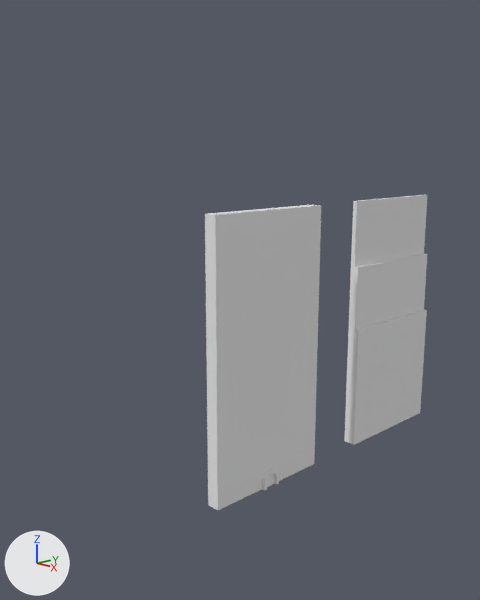
Renders of the Blender file Resources/Blender/Scenery/ModularDungeon/Dn_Walls.blend from each side of a commit.
The view is the same before and after, from a camera (50 mm lens) standing at (6.28, -6.38, 4.8) and looking at (-0.45, -0.08, 2.7). Lighting does not change. The marker at lower left points along +X, +Y and +Z.

Objects in the first picture: 'Dn_Wall_1', 'Dn_Wall_2'.
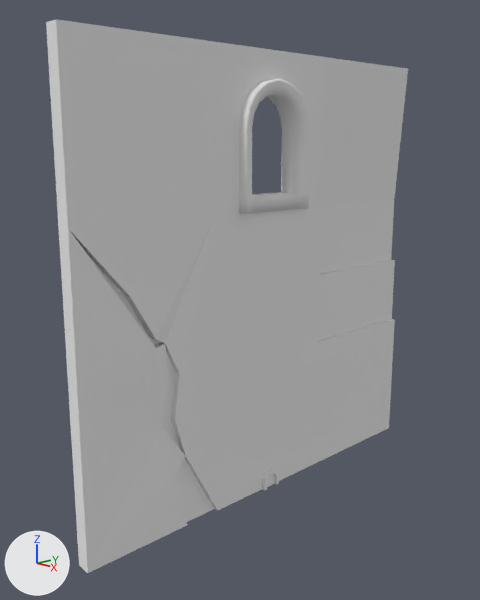
Changed parts and their boxes (x1, y1, x2, y2) in the pictures (480 x 600 px):
'Dn_Wall_3', added
    after: (58, 215, 218, 573)
'Dn_Upper_Wall_1', added
    after: (46, 19, 215, 228)
'Dn_Wall_2', moved
    before: (344, 195, 428, 445)
    after: (314, 198, 395, 464)
'Dn_Upper_Wall_2', added
    after: (321, 57, 408, 204)
'Dn_Upper_Wall_3', added
    after: (214, 42, 325, 215)
'Dn_Arc', added
    after: (239, 79, 310, 214)

Diff of the bpy script that builds the scene:
```diff
--- a/Resources/Blender/Scenery/ModularDungeon/Dn_Walls.blend.py
+++ b/Resources/Blender/Scenery/ModularDungeon/Dn_Walls.blend.py
@@ mat_material_bricks @@
+mat_material_bricks = diffuse_material('Material.Bricks')
+mat_material_bricks.base_color = (0.8, 0.8, 0.8)  # white #e7e7e7
@@ me_dn_upper_wall_2 @@
+me_dn_upper_wall_2.from_pydata([(-0.1, 1.0, 6.0), (-0.1, -1.0, 6.0), (0.1, 1.0, 6.0), (0.1, -1.0, 6.0), (-0.1, 1.0, 4.0), (-0.1, -1.0, 4.0), (-0.03, 1.0, 4.0), (-0.03, -1.0, 4.0)], [], [(5, 7, 3, 1), (2, 0, 1, 3), (4, 6, 7, 5), (0, 2, 6, 4), (2, 3, 7, 6), (0, 4, 5, 1)])
+me_dn_upper_wall_2.materials.append(mat_material_base)  # its picture is missing
@@ me_dn_upper_wall_1 @@
+me_dn_upper_wall_1.from_pydata(...)  # a box spanning x -0.1..0.1, y -1.0..1.0, z 4.0..6.0
+me_dn_upper_wall_1.materials.append(mat_material_base)  # its picture is missing
@@ me_dn_upper_wall_3 @@
+me_dn_upper_wall_3.from_pydata(...)  # 28 vertices, 26 faces; spans x -0.1..0.1, y -1.0..1.0, z 4.0..6.0
+me_dn_upper_wall_3.materials.append(mat_material_base)  # its picture is missing
@@ me_dn_arc @@
+me_dn_arc.from_pydata(...)  # 78 vertices, 76 faces; spans x -0.22..0.22, y -0.6..0.6, z 3.99..5.65
+me_dn_arc.polygons.foreach_set('use_smooth', [True] * 76)
+me_dn_arc.materials.append(mat_material_bricks)  # its picture is missing
@@ me_dn_wall_3 @@
+me_dn_wall_3.from_pydata(...)  # 44 vertices, 35 faces; spans x -0.1..0.1, y -1.0..1.0, z 0.0..4.0
+me_dn_wall_3.materials.append(mat_material_base)  # its picture is missing
@@ ob_dn_wall_2 @@
 ob_dn_wall_2 = bpy.data.objects.new('Dn_Wall_2', me_dn_wall_2)
-ob_dn_wall_2.location = (0.0, 3.0, 0.0)
+ob_dn_wall_2.location = (0.0, 2.0, 0.0)
@@ ob_dn_upper_wall_2 @@
+ob_dn_upper_wall_2 = bpy.data.objects.new('Dn_Upper_Wall_2', me_dn_upper_wall_2)
+ob_dn_upper_wall_2.location = (0.0, 2.0, 0.0)
@@ ob_dn_upper_wall_1 @@
+ob_dn_upper_wall_1 = bpy.data.objects.new('Dn_Upper_Wall_1', me_dn_upper_wall_1)
+ob_dn_upper_wall_1.location = (0.0, -2.0, 0.0)
@@ ob_dn_upper_wall_3 @@
+ob_dn_upper_wall_3 = bpy.data.objects.new('Dn_Upper_Wall_3', me_dn_upper_wall_3)
+ob_dn_upper_wall_3.location = (0.0, 0.0, 0.0)
@@ ob_dn_arc @@
+ob_dn_arc = bpy.data.objects.new('Dn_Arc', me_dn_arc)
+ob_dn_arc.location = (0.0, 0.0, 0.0)
@@ ob_dn_wall_3 @@
+ob_dn_wall_3 = bpy.data.objects.new('Dn_Wall_3', me_dn_wall_3)
+ob_dn_wall_3.location = (0.0, -2.0, 0.0)
```
